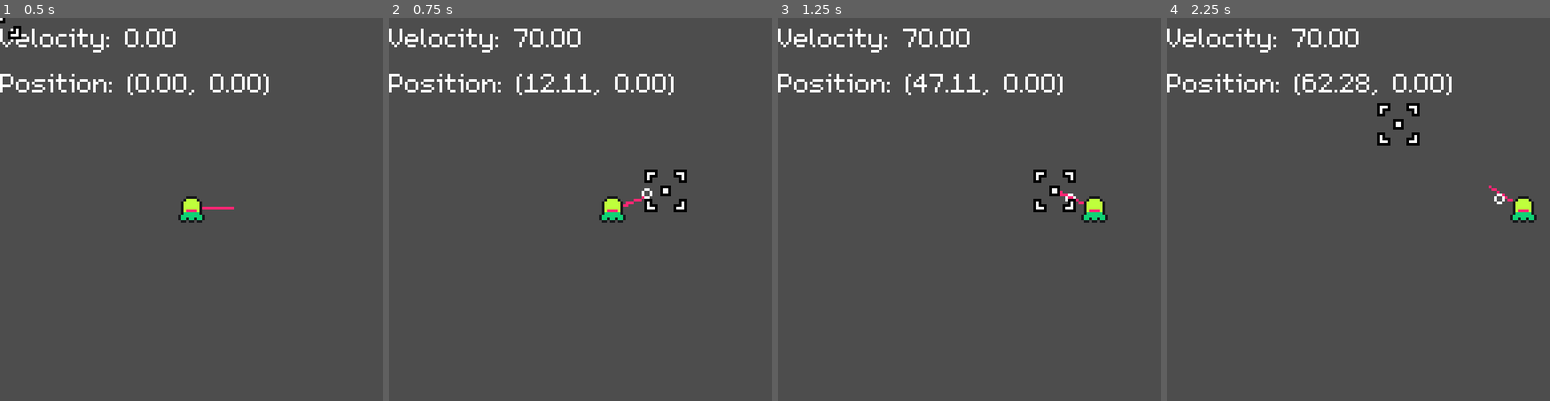
Above: before the commit, frames 1-4 (left to right).
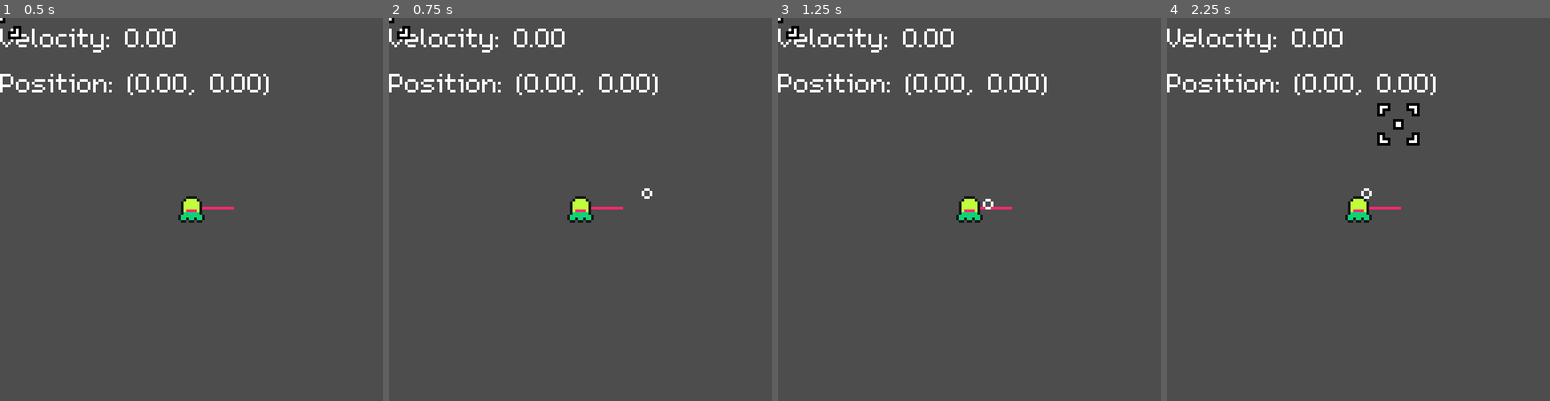
Above: after the commit, the same moments.

Repository: jacobtimmis/signal
Game: Godot game, scene res://scenes/main.tscn
The game is run twice, just before and just after one commit, with the same random seed, the same clock (stepped at 60 frames per second) and the same inputs.
Inputs (mouse positions are in pixels of both pictures, inside the frame that each line leads up to):
- Up to frame 1 (0.5 s): no input
- Up to frame 2 (0.75 s): tap Enter at 0.5 s; move the mouse to (664, 190) at 0.52 s; press the mouse at (664, 190) at 0.53 s; hold D (move_right) from 0.53 s (still down)
- Up to frame 3 (1.25 s): keep holding D (move_right); tap Down (aim_down, bound only after the commit) at 0.8 s
- Up to frame 4 (2.25 s): release D (move_right) at 1.25 s; release the mouse at (1442, 190) at 1.25 s; drag from (1281, 228) to (1339, 286) at 1.27 s; move the mouse to (1396, 125) at 2.02 s; hold D (move_right) from 2.03 s (still down); tap Left (aim_left, bound only after the commit) at 2.1 s; click (1396, 125) at 2.17 s

Frame 1 is identical in both runs. In frame 2, 2.4% of the frame differs, in the area x 0-78%, y 0-54%; in frame 3, 2.5%, in the area x 0-87%, y 0-54%; in frame 4, 1.8%.
Error after the commit: Parse Error: Expected indented block after "if" block. (res://src/hero/hero.gd:48)

Commit message:
add controller support

Diff:
--- a/project.godot
+++ b/project.godot
@@ -18,6 +18,7 @@
 [autoload]
 
 Cursor="*uid://cgpxvrfbcdvyy"
+GlobalInput="*uid://n6enojfco57p"
 
 [display]
 
@@ -37,31 +38,71 @@
 move_up={
 "deadzone": 0.2,
 "events": [Object(InputEventKey,"resource_local_to_scene":false,"resource_name":"","device":-1,"window_id":0,"alt_press …(192 unchanged characters)…
+, Object(InputEventJoypadButton,"resource_local_to_scene":false,"resource_name":"","device":-1,"button_index":11,"pressure":0.0,"pressed":true,"script":null)
+, Object(InputEventJoypadMotion,"resource_local_to_scene":false,"resource_name":"","device":-1,"axis":1,"axis_value":-1.0,"script":null)
 ]
 }
 move_down={
 "deadzone": 0.2,
 "events": [Object(InputEventKey,"resource_local_to_scene":false,"resource_name":"","device":-1,"window_id":0,"alt_press …(192 unchanged characters)…
+, Object(InputEventJoypadButton,"resource_local_to_scene":false,"resource_name":"","device":-1,"button_index":12,"pressure":0.0,"pressed":true,"script":null)
+, Object(InputEventJoypadMotion,"resource_local_to_scene":false,"resource_name":"","device":-1,"axis":1,"axis_value":1.0,"script":null)
 ]
 }
 move_left={
 "deadzone": 0.2,
 "events": [Object(InputEventKey,"resource_local_to_scene":false,"resource_name":"","device":-1,"window_id":0,"alt_press …(191 unchanged characters)…
+, Object(InputEventJoypadMotion,"resource_local_to_scene":false,"resource_name":"","device":-1,"axis":0,"axis_value":-1.0,"script":null)
+, Object(InputEventJoypadButton,"resource_local_to_scene":false,"resource_name":"","device":-1,"button_index":13,"pressure":0.0,"pressed":true,"script":null)
 ]
 }
 move_right={
 "deadzone": 0.2,
 "events": [Object(InputEventKey,"resource_local_to_scene":false,"resource_name":"","device":-1,"window_id":0,"alt_press …(192 unchanged characters)…
+, Object(InputEventJoypadMotion,"resource_local_to_scene":false,"resource_name":"","device":-1,"axis":0,"axis_value":1.0,"script":null)
+, Object(InputEventJoypadButton,"resource_local_to_scene":false,"resource_name":"","device":-1,"button_index":14,"pressure":0.0,"pressed":true,"script":null)
 ]
 }
 shoot={
 "deadzone": 0.2,
 "events": [Object(InputEventMouseButton,"resource_local_to_scene":false,"resource_name":"","device":-1,"window_id":0,"a …(258 unchanged characters)…
+, Object(InputEventJoypadMotion,"resource_local_to_scene":false,"resource_name":"","device":-1,"axis":5,"axis_value":1.0,"script":null)
 ]
 }
 dash={
 "deadzone": 0.2,
 "events": [Object(InputEventKey,"resource_local_to_scene":false,"resource_name":"","device":-1,"window_id":0,"alt_press …(191 unchanged characters)…
+, Object(InputEventJoypadMotion,"resource_local_to_scene":false,"resource_name":"","device":-1,"axis":4,"axis_value":1.0,"script":null)
+, Object(InputEventJoypadButton,"resource_local_to_scene":false,"resource_name":"","device":-1,"button_index":0,"pressure":0.0,"pressed":true,"script":null)
+]
+}
+aim_up={
+"deadzone": 0.2,
+"events": [Object(InputEventKey,"resource_local_to_scene":false,"resource_name":"","device":-1,"window_id":0,"alt_pressed":false,"shift_pressed":false,"ctrl_pressed":false,"meta_pressed":false,"pressed":false,"keycode":0,"physical_keycode":4194320,"key_label":0,"unicode":0,"location":0,"echo":false,"script":null)
+, Object(InputEventJoypadMotion,"resource_local_to_scene":false,"resource_name":"","device":-1,"axis":3,"axis_value":-1.0,"script":null)
+]
+}
+aim_down={
+"deadzone": 0.2,
+"events": [Object(InputEventKey,"resource_local_to_scene":false,"resource_name":"","device":-1,"window_id":0,"alt_pressed":false,"shift_pressed":false,"ctrl_pressed":false,"meta_pressed":false,"pressed":false,"keycode":0,"physical_keycode":4194322,"key_label":0,"unicode":0,"location":0,"echo":false,"script":null)
+, Object(InputEventJoypadMotion,"resource_local_to_scene":false,"resource_name":"","device":-1,"axis":3,"axis_value":1.0,"script":null)
+]
+}
+aim_left={
+"deadzone": 0.2,
+"events": [Object(InputEventKey,"resource_local_to_scene":false,"resource_name":"","device":-1,"window_id":0,"alt_pressed":false,"shift_pressed":false,"ctrl_pressed":false,"meta_pressed":false,"pressed":false,"keycode":0,"physical_keycode":4194319,"key_label":0,"unicode":0,"location":0,"echo":false,"script":null)
+, Object(InputEventJoypadMotion,"resource_local_to_scene":false,"resource_name":"","device":-1,"axis":2,"axis_value":-1.0,"script":null)
+]
+}
+aim_right={
+"deadzone": 0.2,
+"events": [Object(InputEventKey,"resource_local_to_scene":false,"resource_name":"","device":-1,"window_id":0,"alt_pressed":false,"shift_pressed":false,"ctrl_pressed":false,"meta_pressed":false,"pressed":false,"keycode":0,"physical_keycode":4194321,"key_label":0,"unicode":0,"location":0,"echo":false,"script":null)
+, Object(InputEventJoypadMotion,"resource_local_to_scene":false,"resource_name":"","device":-1,"axis":2,"axis_value":1.0,"script":null)
+]
+}
+toggle_fullscreen={
+"deadzone": 0.2,
+"events": [Object(InputEventKey,"resource_local_to_scene":false,"resource_name":"","device":-1,"window_id":0,"alt_pressed":true,"shift_pressed":false,"ctrl_pressed":false,"meta_pressed":false,"pressed":false,"keycode":0,"physical_keycode":4194309,"key_label":0,"unicode":0,"location":0,"echo":false,"script":null)
 ]
 }
 
--- a/scenes/hero/aim_line.gd
+++ b/scenes/hero/aim_line.gd
@@ -1,5 +1,8 @@
 extends Line2D
 
 
+var target_position: Vector2
+
+
 func _process(delta: float) -> void:
-    look_at(get_global_mouse_position())
+    look_at(target_position)
--- /dev/null
+++ b/src/globals/global_input.gd
@@ -0,0 +1,154 @@
+## Handle global input and gui stuff.
+extends Node
+
+## Emitted when the player enters an input on a device that is different to the last device used.
+signal input_device_changed(old_device: Device)
+
+## Type of device a player can use.
+enum Device {
+    MOUSE,
+    KEYBOARD,
+    JOYPAD,
+}
+
+const KEYS_TO_IGNORE = [
+    KEY_SHIFT,
+    KEY_ALT,
+    KEY_META,
+    KEY_CTRL,
+    KEY_ESCAPE,
+    KEY_F1,
+    KEY_F2,
+    KEY_F3,
+    KEY_F4,
+    KEY_F5,
+    KEY_F6,
+    KEY_F7,
+    KEY_F8,
+    KEY_F9,
+    KEY_F10,
+    KEY_F11,
+    KEY_F12,
+]
+
+var current_device := Device.MOUSE
+var default_control_to_focus: Control
+var _skip_device_detection := false
+
+
+func _ready() -> void:
+    # Assume the player wants to use a joypad if one is connected
+    var joypad_count := Input.get_connected_joypads().size()
+    print("%s connected joypad(s)" % joypad_count)
+    if joypad_count > 0:
+        _set_current_device(Device.JOYPAD)
+
+
+func _input(event: InputEvent) -> void:
+    _detect_device(event)
+
+    if event.is_action_pressed("toggle_fullscreen"):
+        var window_mode := DisplayServer.window_get_mode()
+        if window_mode == DisplayServer.WINDOW_MODE_FULLSCREEN or window_mode == DisplayServer.WINDOW_MODE_EXCLUSIVE_FULLSCREEN:
+            window_mode = DisplayServer.WINDOW_MODE_WINDOWED
+        else:
+            window_mode = DisplayServer.WINDOW_MODE_FULLSCREEN
+        DisplayServer.window_set_mode(window_mode)
+        # Hack: skip the next input because it would be a very large mouse motion
+        # which we don't want to consider for device detection.
+        _skip_device_detection = true
+
+
+func skip_device_detection() -> void:
+    _skip_device_detection = true
+
+
+## Set mouse mode to visible.
+func show_mouse() -> void:
+    Input.mouse_mode = Input.MOUSE_MODE_VISIBLE
+
+
+## Sets mouse mode to hidden.
+func hide_mouse() -> void:
+    Input.mouse_mode = Input.MOUSE_MODE_HIDDEN
+
+
+## Whether the last device used was a joypad or not.
+func is_joypad() -> bool:
+    return current_device == Device.JOYPAD
+
+
+## Whether the last device used was a keyboard or not.
+func is_keyboard() -> bool:
+    return current_device == Device.KEYBOARD
+
+
+## Whether the last device used was a mouse or not.
+func is_mouse() -> bool:
+    return current_device == Device.MOUSE
+
+
+## Whether the player's input should be used or not.
+func can_input() -> bool:
+    return true
+
+
+func _should_ignore_input_event_key(event: InputEventKey) -> bool:
+    return event.get_modifiers_mask() != 0 or event.keycode in KEYS_TO_IGNORE
+
+
+func _detect_device(event: InputEvent) -> void:
+    # Discard any motion events that are too small.
+    if event is InputEventJoypadMotion and abs(event.axis_value) < 0.1:
+        return
+    if event is InputEventMouseMotion and event.relative.length() < 0.1:
+        return
+
+    if _skip_device_detection:
+        _skip_device_detection = false
+        return
+
+    # Set device depending on input event.
+    if event is InputEventMouse:
+        _set_current_device(Device.MOUSE)
+    if event is InputEventJoypadButton or event is InputEventJoypadMotion:
+        _set_current_device(Device.JOYPAD)
+    if event is InputEventKey and not _should_ignore_input_event_key(event):
+        _set_current_device(Device.KEYBOARD)
+
+
+func _set_current_device(new_device: Device) -> void:
+    var old_device := current_device
+
+    # We do not care if the device is the same.
+    if new_device == current_device:
+        return
+
+    current_device = new_device
+    get_viewport().set_input_as_handled()
+
+    print("Input device changed to %s" % Device.keys()[current_device])
+
+    input_device_changed.emit(old_device)
+
+    if is_mouse():
+        show_mouse()
+        # Hide the current focus, as visual focus is not for mouse input.
+        if get_viewport().gui_get_focus_owner():
+            get_viewport().gui_get_focus_owner().grab_focus(true)
+    else:
+        hide_mouse()
+        if default_control_to_focus:
+            default_control_to_focus.grab_focus()
+        else:
+            push_warning("No default_control_to_focus for us to grab!")
+
+
+func set_default_control_to_focus(control: Control) -> void:
+    if not control:
+        return
+    if not control.is_inside_tree():
+        push_warning("Cannot set default_control_to_focus as %s is outside tree." % control.name)
+        return
+    default_control_to_focus = control
+    control.grab_focus(is_mouse())
--- a/src/hero/hero.gd
+++ b/src/hero/hero.gd
@@ -8,12 +8,13 @@
 const MOVE_CALLABLE = &"move"
 const DASH_DURATION = 0.2
 const DASH_ACCEL = 2000
-const DASH_SPEED = 300
+const CONTROL_AIM_DEADZONE = 0.5
 
 var state_machine := StateMachine.new()
 var wish_dir: Vector2
 var dash_dir: Vector2
 var dash_time: float
+var _control_aim_dir := Vector2.RIGHT
 
 
 func _ready() -> void:
@@ -30,7 +31,21 @@
             MOVE_CALLABLE: _dash_move,
         },
     )
+func _process(delta: float) -> void:
+    var current_aim_dir := Input.get_vector("aim_left", "aim_right", "aim_up", "aim_down")
+    if current_aim_dir.length() > CONTROL_AIM_DEADZONE:
+        _control_aim_dir = current_aim_dir
+        _control_aim_dir = _control_aim_dir.normalized()
 
+    var target_position: Vector2
+    if GlobalInput.current_device == GlobalInput.Device.MOUSE:
+        target_position = get_global_mouse_position()
+    else:
+        target_position = global_position + _control_aim_dir
+
+    $AimLine.target_position = target_position
+    $Weapon.target_position = target_position
+    if Input.is_action_pressed("shoot"):
 
 func _physics_process(delta: float) -> void:
     wish_dir = Input.get_vector("move_left", "move_right", "move_up", "move_down")
Not shown, added: src/globals/global_input.gd.uid
